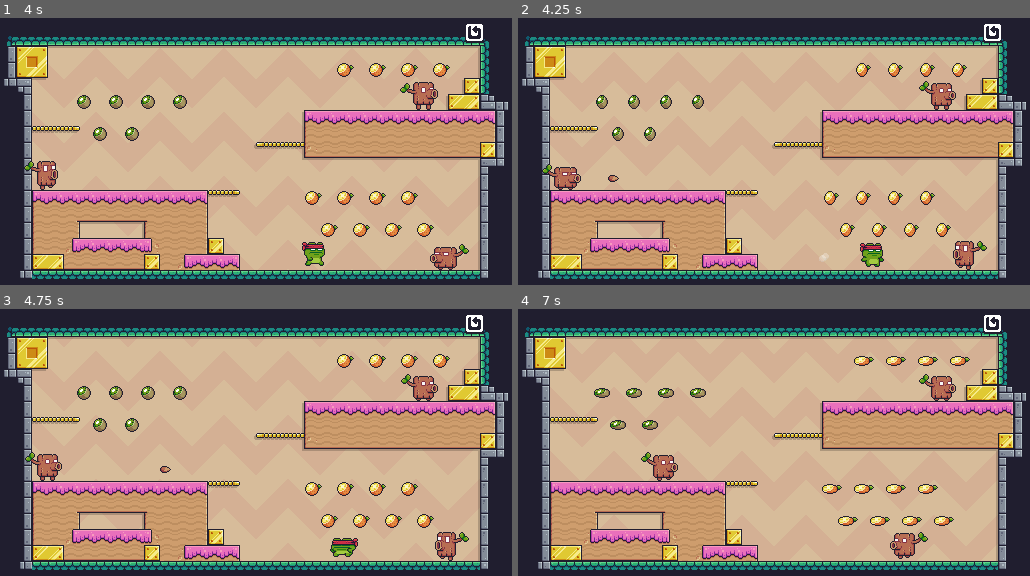
Above: before the commit, frames 1-4 (two rows, left to right).
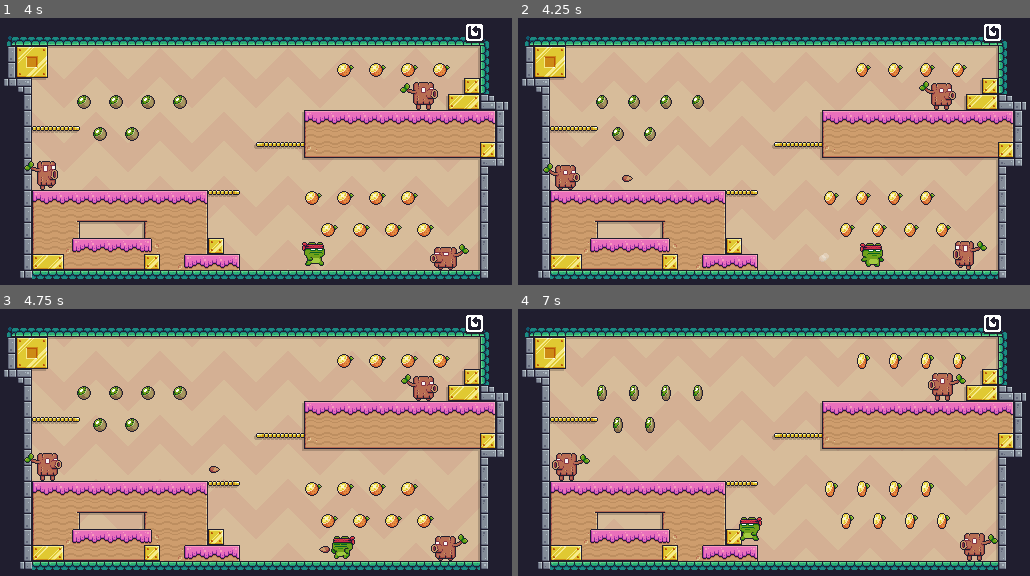
Above: after the commit, the same moments.

Repository: NatePlays95/ExemploPlataforma2D
Game: Godot game, scene res://scenes/Level.tscn
Same seed, same stepped clock (60 frames per second), same inputs: the game is played once before the commit and once after it.
Inputs (mouse positions are in pixels of both pictures, inside the frame that each line leads up to):
- Up to frame 1 (4 s): click (481, 36) at 0.5 s; click (481, 36) at 1.25 s; click (481, 36) at 2 s; hold Right (ui_right) from 2.78 s (still down); tap Up (ui_up) at 3.02, 3.77 s
- Up to frame 2 (4.25 s): keep holding Right (ui_right)
- Up to frame 3 (4.75 s): release Right (ui_right) at 4.28 s; hold Left (ui_left) from 4.28 s (still down)
- Up to frame 4 (7 s): release Left (ui_left) at 5.03 s; hold Right (ui_right) 5.03-6.53 s; tap Up (ui_up) at 5.27, 6.02, 6.77 s; hold Left (ui_left) from 6.53 s (still down)

Frame 1 is identical in both runs. In frame 2, 0.3% of the frame differs, in the area x 4-23%, y 54-64%; in frame 3, 1.0%; in frame 4, 4.6%, in the area x 6-94%, y 16-95%.

Commit message:
a

Diff:
--- a/scenes/Level.gd
+++ b/scenes/Level.gd
@@ -15,4 +15,6 @@
 func update_victory():
 	if obtained_fruit >= REQUIRED_FRUIT:
 # warning-ignore:return_value_discarded
-		get_tree().change_scene("res://scenes/End.tscn")
+		var tween = get_tree().create_tween()
+		tween.tween_interval(2.0)
+		tween.tween_callback(get_tree(), "change_scene", ["res://scenes/End.tscn"])
--- a/scenes/characters/EnemyStump.tscn
+++ b/scenes/characters/EnemyStump.tscn
@@ -198,6 +198,10 @@
 [sub_resource type="AtlasTexture" id=44]
 atlas = ExtResource( 3 )
 region = Rect2( 640, 0, 64, 32 )
+
+[sub_resource type="AtlasTexture" id=52]
+atlas = ExtResource( 1 )
+region = Rect2( 0, 0, 64, 32 )
 
 [sub_resource type="SpriteFrames" id=19]
 animations = [ {
@@ -216,7 +220,7 @@
 "name": "run",
 "speed": 20.0
 }, {
-"frames": [ SubResource( 34 ), SubResource( 35 ), SubResource( 36 ), SubResource( 37 ), SubResource( 38 ), SubResource( 39 ), SubResource( 40 ), SubResource( 41 ), SubResource( 42 ), SubResource( 43 ), SubResource( 44 ) ],
+"frames": [ SubResource( 34 ), SubResource( 35 ), SubResource( 36 ), SubResource( 37 ), SubResource( 38 ), SubResource( 39 ), SubResource( 40 ), SubResource( 41 ), SubResource( 42 ), SubResource( 43 ), SubResource( 44 ), SubResource( 52 ), SubResource( 52 ), SubResource( 52 ) ],
 "loop": true,
 "name": "shoot",
 "speed": 20.0
@@ -235,7 +239,7 @@
 
 [node name="AnimatedSprite" type="AnimatedSprite" parent="."]
 frames = SubResource( 19 )
-animation = "idle"
+animation = "shoot"
 
 [node name="CollisionShape2D" type="CollisionShape2D" parent="."]
 position = Vector2( 0, 5 )
--- a/scenes/characters/EnemyStumpBullet.gd
+++ b/scenes/characters/EnemyStumpBullet.gd
@@ -1,7 +1,7 @@
 extends KinematicBody2D
 
 
-export var SPEED : float = 140
+export var SPEED : float = 210
 onready var sprite : Sprite = $Sprite
 var direction = Vector2.LEFT
 
--- a/scenes/characters/Player.gd
+++ b/scenes/characters/Player.gd
@@ -177,6 +177,10 @@
 
 
 func destroy():
+	var tween = get_tree().create_tween()
+	tween.tween_interval(1.0)
+	tween.tween_callback(get_tree(), "reload_current_scene")
+
 	queue_free()
 
 
--- a/scenes/characters/Player.tscn
+++ b/scenes/characters/Player.tscn
@@ -234,7 +234,7 @@
 [node name="AnimatedSprite" type="AnimatedSprite" parent="."]
 frames = SubResource( 1 )
 animation = "idle"
-frame = 1
+frame = 5
 playing = true
 
 [node name="CollisionShape2D" type="CollisionShape2D" parent="."]
Not shown: 1 places in scenes/characters/EnemyStump.tscn that only renumber resources
